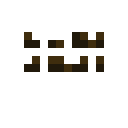
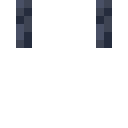
Layered file, before and after one edit (128 × 128). Changes by layer:
hid group "standing" (4 layers) over (16, 0, 112, 72)
showed group "gui" (2 layers) over (16, 0, 112, 72)
